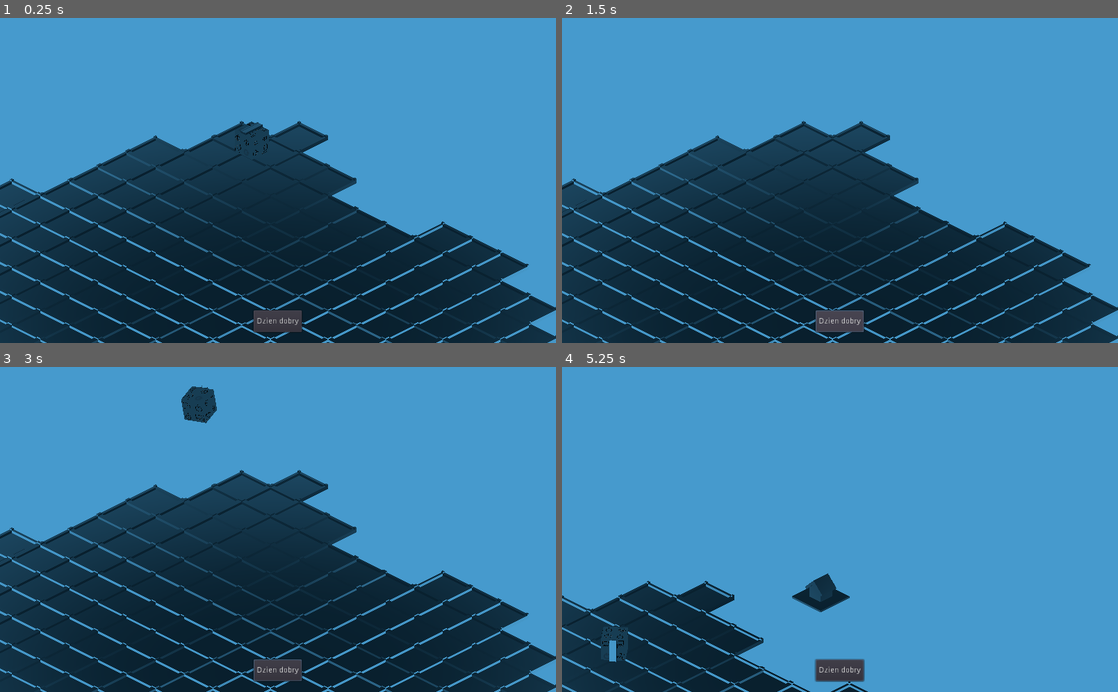
Above: before the commit, frames 1-4 (two rows, left to right).
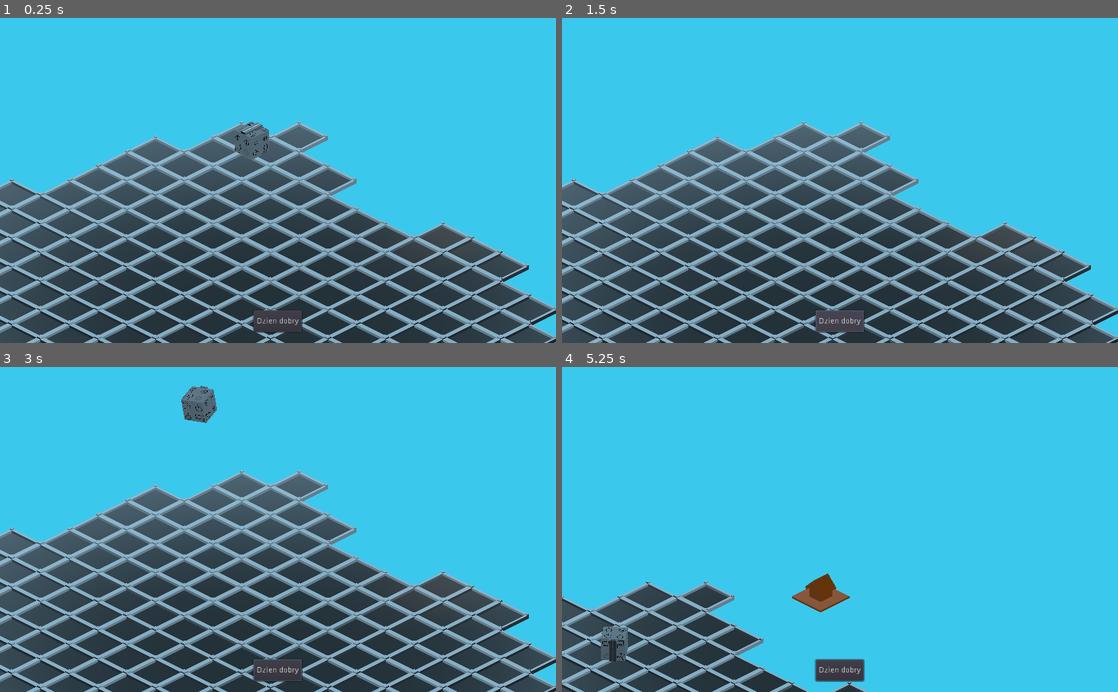
Above: after the commit, the same moments.

Repository: RudyMis/roll-the-dice
Game: Godot game, scene res://scenes/grid.tscn
Two runs of this game, one before a commit and one after it. Both use one fixed random seed, a clock stepped at 60 frames per second and the inputs below. The project has no main scene, so this scene is started directly.
Inputs (mouse positions are in pixels of both pictures, inside the frame that each line leads up to):
- Up to frame 1 (0.25 s): no input
- Up to frame 2 (1.5 s): click "Dzien dobry" at 0.5 s; click "Dzien dobry" at 1.25 s
- Up to frame 3 (3 s): click "Dzien dobry" at 2 s; tap Enter at 2.75 s; move the mouse to (400, 513) at 2.77 s; press the mouse at (400, 513) at 2.78 s
- Up to frame 4 (5.25 s): move the mouse to (728, 545) at 3.52 s; release the mouse at (728, 545) at 3.53 s; click (728, 545) at 3.6 s; move the mouse to (895, 458) at 4.27 s; hold Right mouse button (mouse_right) 4.28-5.03 s; click (895, 458) at 4.55 s; move the mouse to (812, 594) at 5.02 s; click (812, 594) at 5.1 s

The runs differ from the first frame. In frame 1, 99% of the frame differs, in the area x 0-100%, y 0-100%; in frame 2, 99%; in frame 3, 99%; in frame 4, 99%.

Commit message:
add tiles only near existing

Diff:
--- a/DiceGuard.gd
+++ b/DiceGuard.gd
@@ -20,6 +20,7 @@
 				stop = true
 
 				# TODO: Choose correct side and pass it into this function
+				# It needs side node (with 3d sprites)
 				emit_signal("rolled", SideGenerator.side_to_tile(null))
 		else:
 			stop = false
--- a/default_env.tres
+++ b/default_env.tres
@@ -3,6 +3,6 @@
 [sub_resource type="ProceduralSky" id=1]
 
 [resource]
-background_mode = 1
+background_mode = 3
 background_sky = SubResource( 1 )
-background_color = Color( 0.278431, 0.607843, 0.807843, 1 )
+background_color = Color( 0.235294, 0.788235, 0.933333, 1 )
--- a/scenes/TileAdder.gd
+++ b/scenes/TileAdder.gd
@@ -5,7 +5,6 @@
 var tiles = []
 var current_tile = null
 var last_pos = Vector3(0, 0, 0)
-var plane = Plane(Vector3(0, 1, 0), 0)
 
 onready var camera = $Camera
 onready var tween = $Tween
@@ -13,38 +12,52 @@
 func _ready():
 	pass
 
+func position_on_map():
+	var plane = Plane(Vector3(0, 1, 0), 0)
+	var mouse_pos = get_viewport().get_mouse_position()
+	return plane.intersects_ray(camera.project_ray_origin(mouse_pos), camera.project_ray_normal(mouse_pos))
+
+func has_tile_near(pos: Vector2):
+	if len(tiles) == 0: return true
+	return (tiles.find(pos + Vector2(1, 0)) != -1 or
+		tiles.find(pos + Vector2(-1, 0)) != -1 or
+		tiles.find(pos + Vector2(0, 1)) != -1 or
+		tiles.find(pos + Vector2(0, -1)) != -1)
+
+func approved_position():
+	var pos = position_on_map()
+	if pos == null:
+		return null
+	pos.x = round(pos.x)
+	pos.z = round(pos.z)
+	if tiles.find(Vector2(pos.x, pos.z)) != -1:
+		return null
+
+	return pos
+
 func _unhandled_input(event):
 	if event is InputEventMouseButton and Input.is_action_pressed("mouse_left"):
-		var mouse_pos = get_viewport().get_mouse_position()
-		var pos = plane.intersects_ray(
-			camera.project_ray_origin(mouse_pos),
-			camera.project_ray_normal(mouse_pos)
-			)
-		if (pos != null):
-			pos.x = round(pos.x)
-			pos.z = round(pos.z)
-			if tiles.find(Vector2(pos.x, pos.z)) == -1 and current_tile != null:
-				current_tile.translation = pos
-				tiles.append(Vector2(pos.x, pos.z))
-				current_tile = null
+		var pos = approved_position()
+		if pos and current_tile and has_tile_near(Vector2(pos.x, pos.z)):
+			current_tile.translation = pos
+			tiles.append(Vector2(pos.x, pos.z))
+			current_tile = null
 
 func _process(_delta):
-	var pos2d = get_viewport().get_mouse_position()
-	var pos3d = plane.intersects_ray(camera.project_ray_origin(pos2d), camera.project_ray_normal(pos2d))
-	if (pos3d != null):
-		pos3d.x = round(pos3d.x)
-		pos3d.z = round(pos3d.z)
-		if last_pos != pos3d and current_tile and tiles.find(Vector2(pos3d.x, pos3d.z)) == -1:
-			# animate movement
-			if tween.is_active():
-				tween.stop_all()
-				tween.remove_all()
-				last_pos = current_tile.translation
-			tween.interpolate_property(current_tile, "translation",
-				last_pos, pos3d, transition_speed,
-				Tween.TRANS_LINEAR, Tween.EASE_IN_OUT)
-			tween.start()
-			last_pos = pos3d
+	var pos = approved_position()
+	if pos and current_tile:
+		# animate movement
+		if tween.is_active():
+			tween.stop_all()
+			tween.remove_all()
+			last_pos = current_tile.translation
+		tween.interpolate_property(current_tile, "translation",
+			last_pos, pos, transition_speed,
+			Tween.TRANS_LINEAR, Tween.EASE_IN_OUT)
+		tween.start()
+		last_pos = pos
+	elif current_tile:
+		current_tile.visible = false
 
 
 func _on_roll(tile: Spatial):
